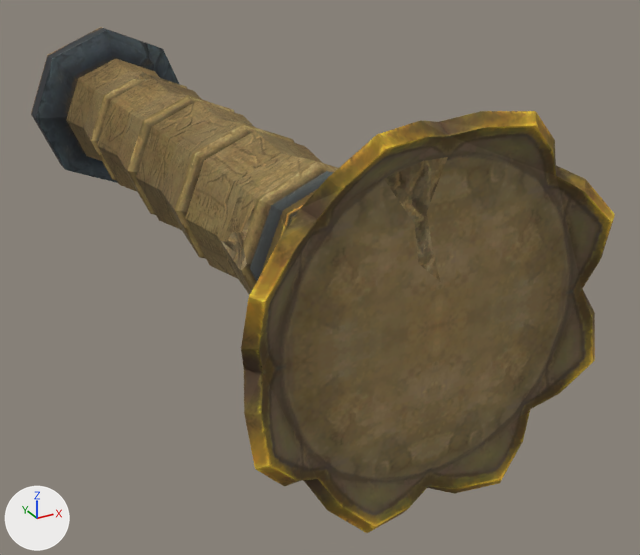
One commit to the OBJ model sceneobjs/aiji_yewai_14/aiji_yewai_14_pillar_01a.obj: the scene before it, then after it.
The view is the same before and after, from a 50 mm lens placed at (-163.0, -593.0, 133.0), pointed at (34.0, -234.0, -47.0). The lights are fixed; the arrows at lower left show +X, +Y and +Z. Where no turn or scale is listed for an object, it has been applied to the vertices. Vertices at the same position are counted once.

Before the edit, the objects in view are built like this:
```python
me_aiji_yewai_14_pillar_01a = bpy.data.meshes.new('aiji_yewai_14_pillar_01a')
me_aiji_yewai_14_pillar_01a.from_pydata(...)  # 296 vertices, 582 faces; spans x -72.0..72.0, y -387.0..1.0, z -74.0..70.0
# faces by material slot: [538, 44]
me_aiji_yewai_14_pillar_01a.materials.append(mat_material_1)  # picture img_aiji_yewai_14_pillar_01a_01_png
me_aiji_yewai_14_pillar_01a.materials.append(mat_material_2)  # picture img_aiji_yewai_14_floor_01_04_png
ob_aiji_yewai_14_pillar_01a = bpy.data.objects.new('aiji_yewai_14_pillar_01a', me_aiji_yewai_14_pillar_01a)
ob_aiji_yewai_14_pillar_01a.location = (0.0, 0.0, 0.0)
```
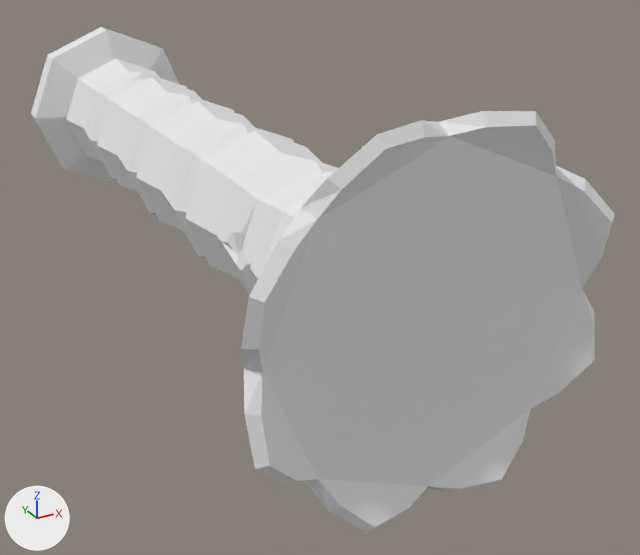
Boxes (x1, y1, x2, y2) around the edits, measured in the pictures (640 x 555 px):
part 1 of me_aiji_yewai_14_pillar_01a, recoloured (brown to grey)
    both: (31, 27, 615, 533)
part 2 of me_aiji_yewai_14_pillar_01a, recoloured (brown to grey)
    both: (134, 73, 448, 281)

Patch to the scene script:
```diff
--- a/sceneobjs/aiji_yewai_14/aiji_yewai_14_pillar_01a.obj.py
+++ b/sceneobjs/aiji_yewai_14/aiji_yewai_14_pillar_01a.obj.py
@@ mat_material_1_1 @@
+mat_material_1_1 = principled_material('material_1')
+mat_material_1_1.base_color = (0.8, 0.8, 0.8)  # white #e7e7e7
+mat_material_1_1.roughness = 1.0
@@ mat_material_2_1 @@
+mat_material_2_1 = principled_material('material_2')
+mat_material_2_1.base_color = (0.8, 0.8, 0.8)  # white #e7e7e7
+mat_material_2_1.roughness = 1.0
@@ me_aiji_yewai_14_pillar_01a @@
 me_aiji_yewai_14_pillar_01a.from_pydata(...)  # 296 vertices, 582 faces; spans x -72.0..72.0, y -387.0..1.0, z -74.0..70.0
 # used by ob_aiji_yewai_14_pillar_01a; location = (0.0, 0.0, 0.0)
+# me_aiji_yewai_14_pillar_01a part 1: all 538 faces that had it switch from mat_material_1 (picture img_aiji_yewai_14_pillar_01a_01_png) to mat_material_1_1 (white #e7e7e7)
+# me_aiji_yewai_14_pillar_01a part 2: all 44 faces that had it switch from mat_material_2 (picture img_aiji_yewai_14_floor_01_04_png) to mat_material_2_1 (white #e7e7e7)
```
